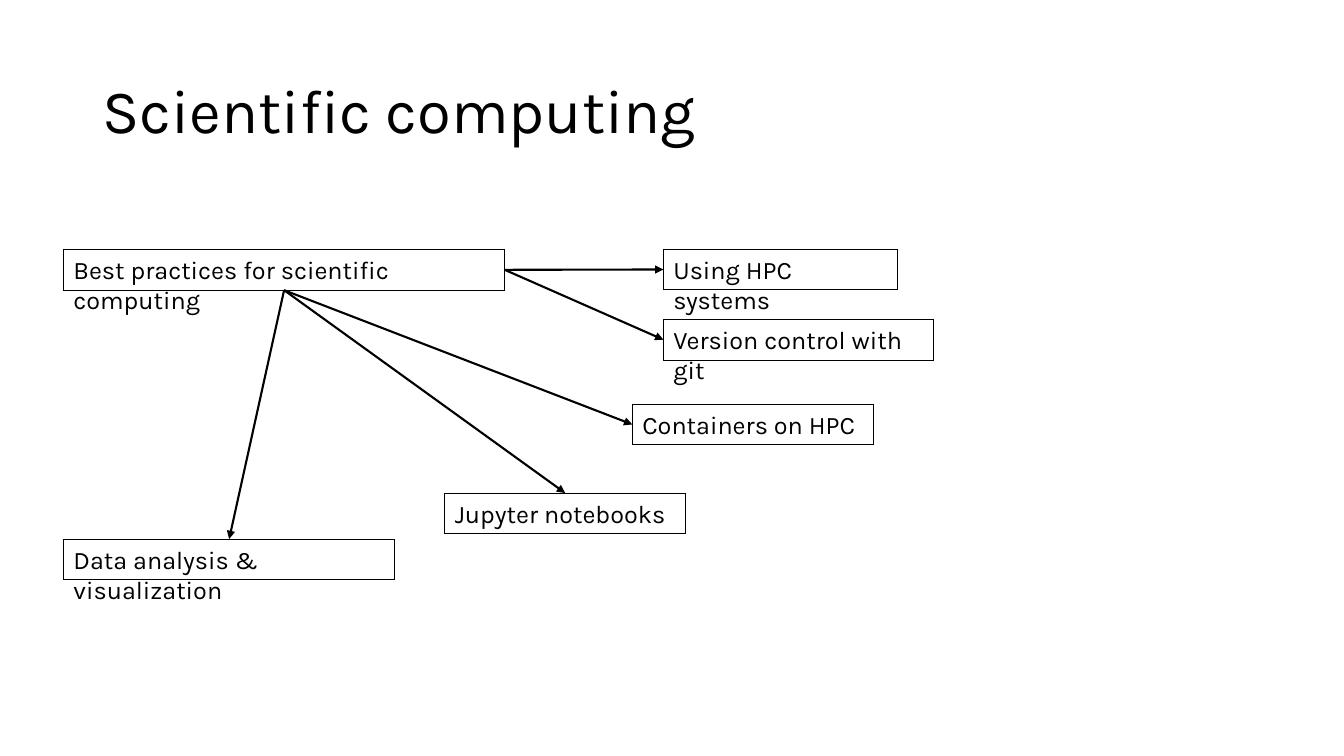
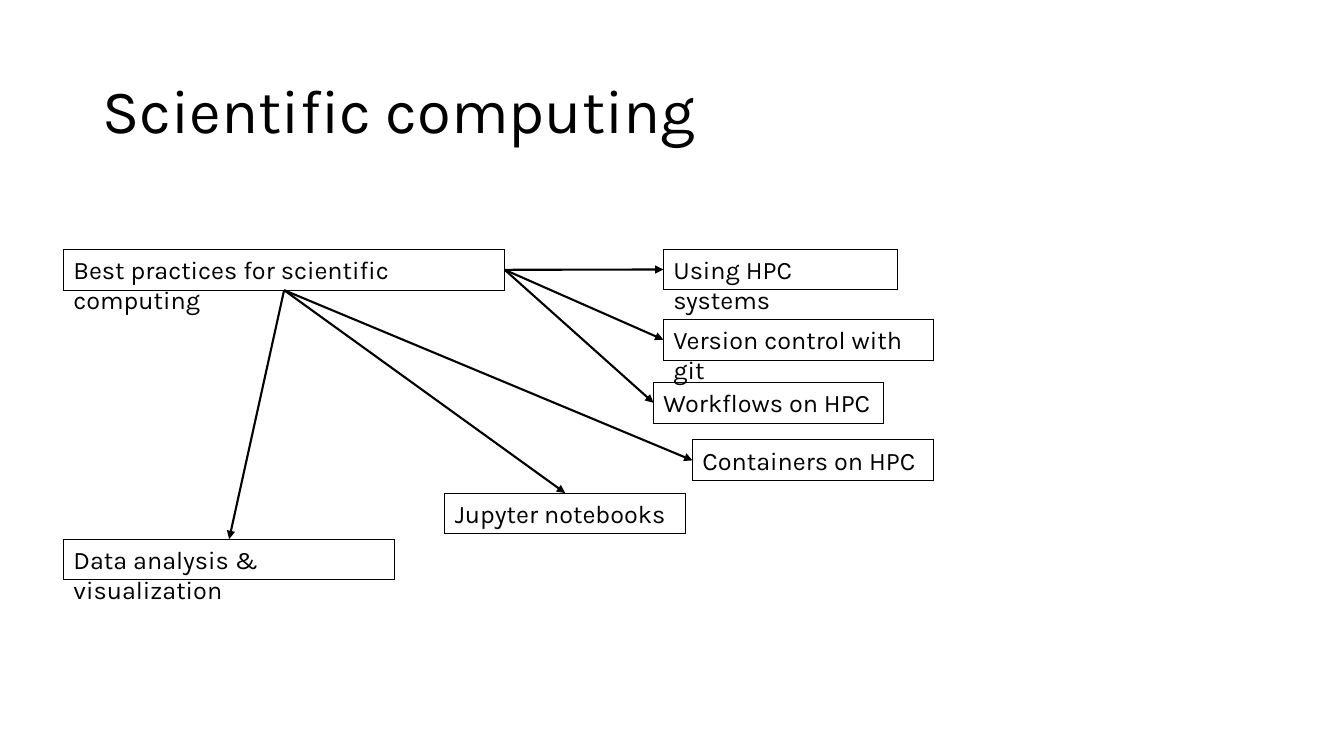
Before and after one commit to gjbex/Training-sessions, a slide deck: slide 3 of scientific_computing_skills_and_trainings.pptx. Drawn at 1344x756 pixels with LibreOffice and Linux fonts; fonts in the diff are those of the drawing. Boxes give left, top, right and bottom in pixels: in the first picture for what was removed or moved away, otherwise in the second. Text is boxed around its words. In the diff, an @@ line names an element or a change of style, - is before the commit and + after.

```diff
--- a/scientific_computing_skills_and_trainings.pptx
+++ b/scientific_computing_skills_and_trainings.pptx
@@ arrow moved from (284, 290) - (632, 424) to (284, 290) - (693, 461) @@
@@ arrow added from (505, 270) to (653, 403), #000000 1.5 pt @@
@@ rectangle added at bbox=[653, 382, 883, 422], outline #000000 0.75 pt, 18 pt, text #000000 @@
+Workflows on HPC
@@ rectangle "Containers on HPC": place and size @@
-rectangle "Containers on HPC" at bbox=[632, 404, 873, 445]
+rectangle "Containers on HPC" at bbox=[693, 441, 934, 481]
```
Also in this commit, not shown: 6 other slides changed, 1 slide added.
